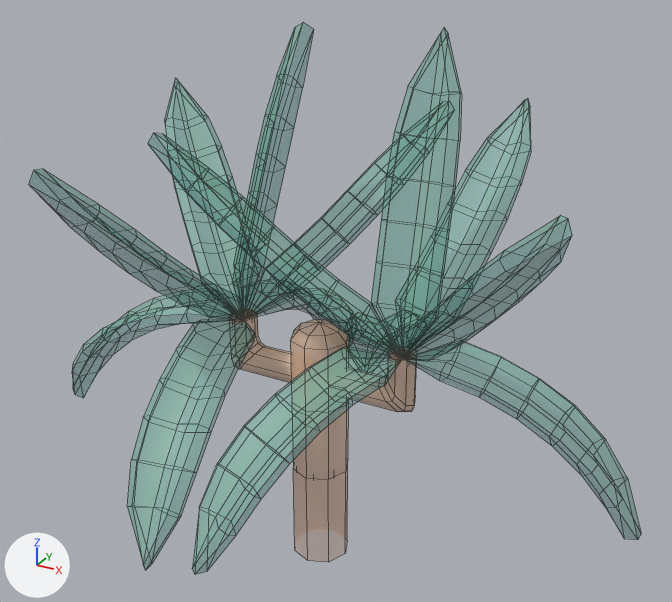
Renders of the FBX model Assets/Models/Tiny Treats plants/yucca_branch_large_A.fbx from each side of a commit.
One viewpoint serves both versions: a camera (50 mm lens) standing at (0.973, -1.691, 1.482) and looking at (0.024, 0.035, 0.618). The lights are fixed; the arrows at lower left show +X, +Y and +Z. Mesh edges are drawn as thin lines. Objects named as collision shapes, trigger or cutter boxes, shadow casters or lower levels of detail are left out. Where no turn or scale is listed for an object, it has been applied to the vertices.

The first picture shows 'yucca_branch_large_A'.
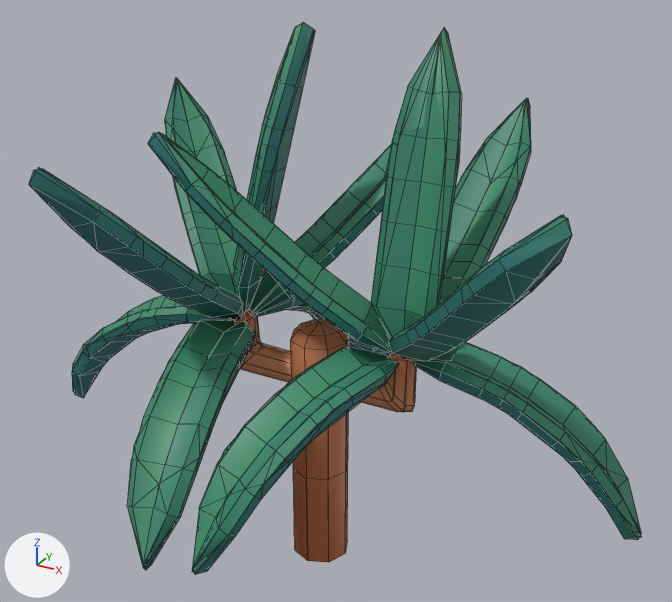
Boxes (x1, y1, x2, y2) around the edits, measured in the pictures (672 x 602 px):
'yucca_branch_large_A', surface changed
    both: (29, 22, 641, 575)
'yucca_branch_large_A_LOD1', added (green)
    after: (32, 24, 641, 572)

Edits to the bpy script that builds the scene:
```text
Change img_tiny_treats_texture_1_png:
    img_tiny_treats_texture_1_png: load_image('tiny_treats_texture_1.png', 'tiny_treats_texture_1.png', 1024, 1024, 'Non-Color') -> load_image('tiny_treats_texture_1.png', 'tiny_treats_texture_1.png', 1024, 1024, 'sRGB')
Change mat_tiny_treats_1:
    remove n3 = _N.new('ShaderNodeTexImage'); n3.name = 'Image Texture.001'
    remove n3.image = img_tiny_treats_texture_1_png
    where n0 = _N.new('ShaderNodeBsdfPrincipled'); n0.name = 'Principled BSDF'
    remove _L.new(n3.outputs[0], n0.inputs[4])  # 'Color' to 'Alpha'
    where n2 = _N.new('ShaderNodeTexImage'); n2.name = 'Image Texture'
    add _L.new(n2.outputs[1], n0.inputs[4])  # 'Alpha' to 'Alpha'
Add me_yucca_branch_large_a_001:
    me_yucca_branch_large_a_001.from_pydata(...)  # 521 vertices, 658 faces; spans x -0.76..0.76, y -0.54..0.55, z -0.06..1.23
    me_yucca_branch_large_a_001.materials.append(mat_tiny_treats_1)  # picture img_tiny_treats_texture_1_png
Add ob_yucca_branch_large_a_lod1:
    ob_yucca_branch_large_a_lod1 = bpy.data.objects.new('yucca_branch_large_A_LOD1', me_yucca_branch_large_a_001)
    ob_yucca_branch_large_a_lod1.location = (0.0, 0.0, 0.0)
```
